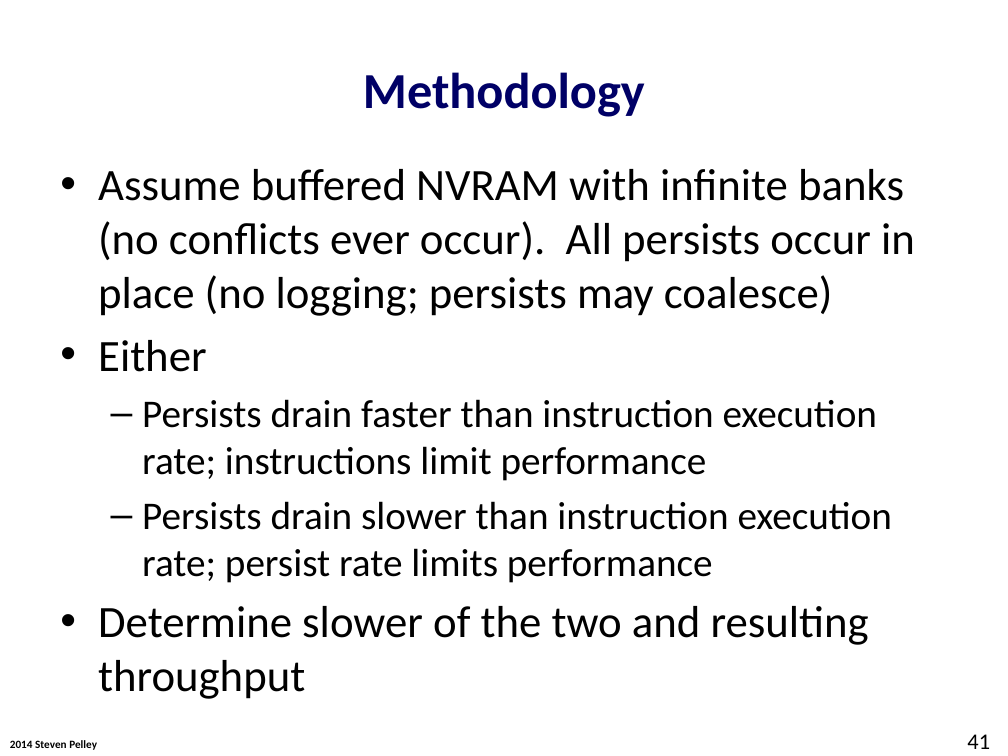
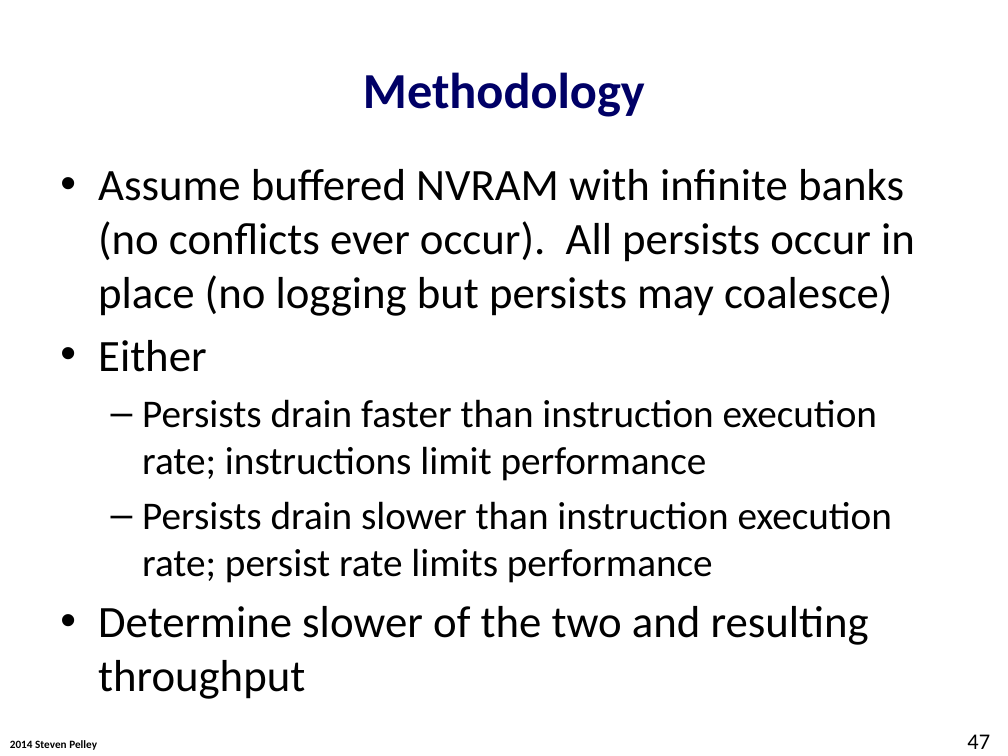
Before and after one commit to Abulila/dissertation, a slide deck: slide 47 of proposal/defense.pptx (slide 41 before the commit). Drawn at 1008x756 pixels with LibreOffice and Linux fonts; fonts in the diff are those of the drawing; background and template pictures are left out. Boxes give left, top, right and bottom in pixels: in the first picture for what was removed or moved away, otherwise in the second. Text is boxed around its words. In the diff, an @@ line names an element or a change of style, - is before the commit and + after.

```diff
--- a/proposal/defense.pptx
+++ b/proposal/defense.pptx
@@ text at [98, 169, 915, 316]: text changed @@
-• Assume buffered NVRAM with infinite banks (no conflicts ever occur). All persists occur in place (no logging; persists may coalesce)
+• Assume buffered NVRAM with infinite banks (no conflicts ever occur). All persists occur in place (no logging but persists may coalesce)
@@ page number at [967, 734, 990, 749]: text changed @@
-41
+47
```
Also in this commit, not shown: 15 other slides changed, 9 slides added.
